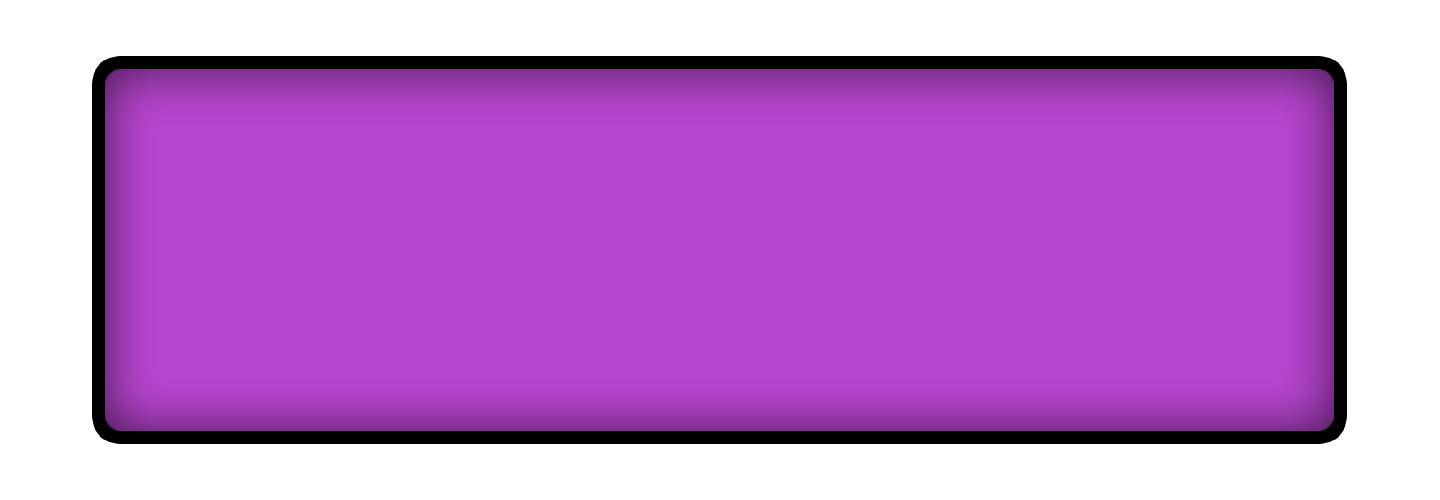
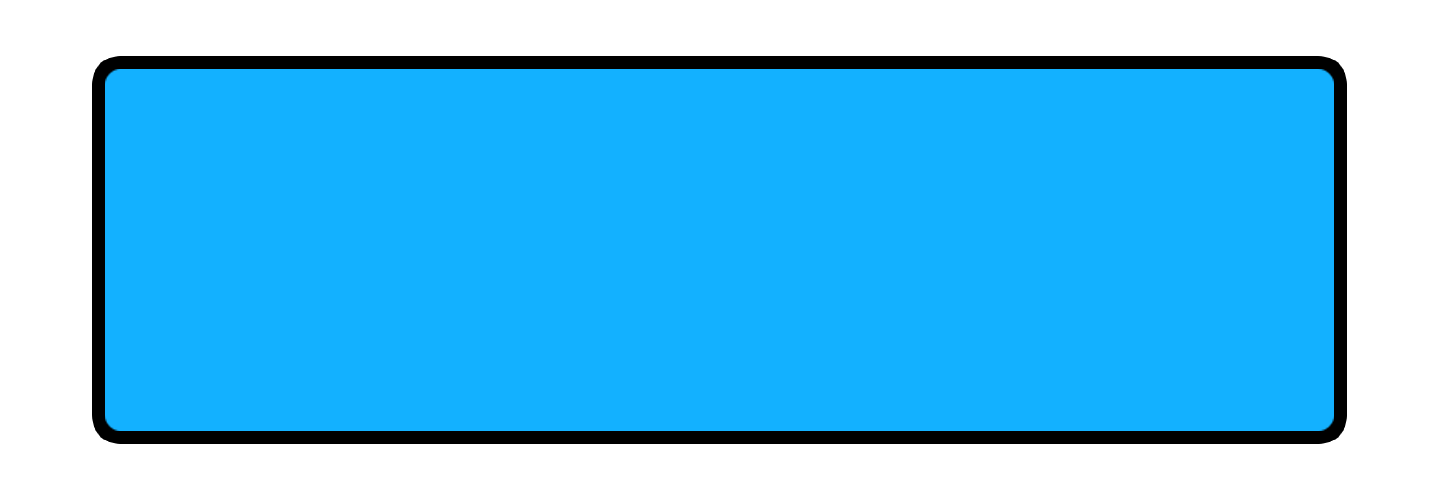
The second 1440×500 image is a revision of the first. Changes to its layers:
painted on "Rounded Rectangle 1" over [left=105, top=69, right=1334, bottom=431]
